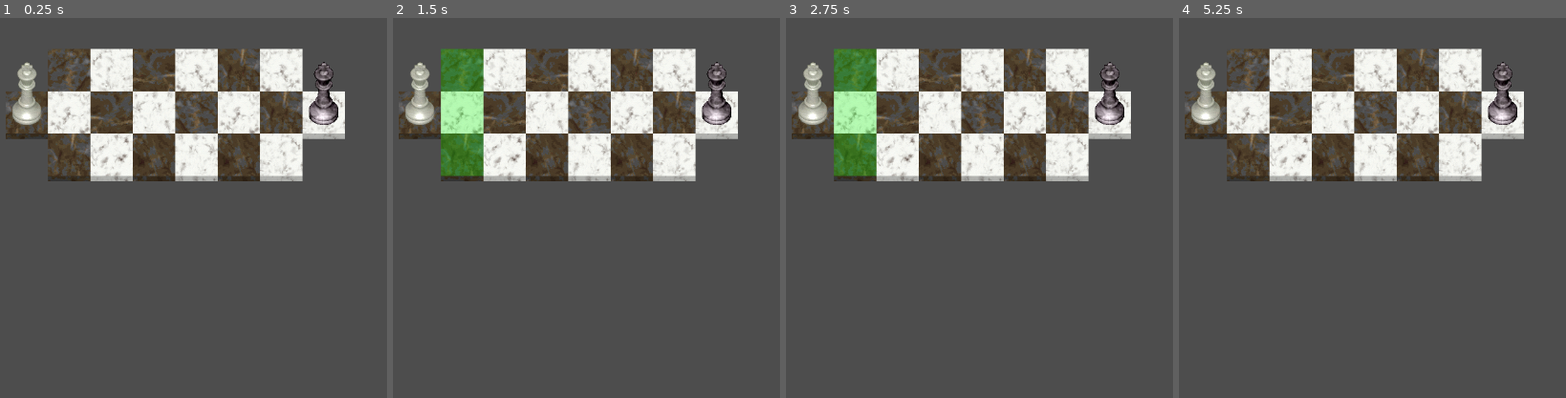
Above: before the commit, frames 1-4 (left to right).
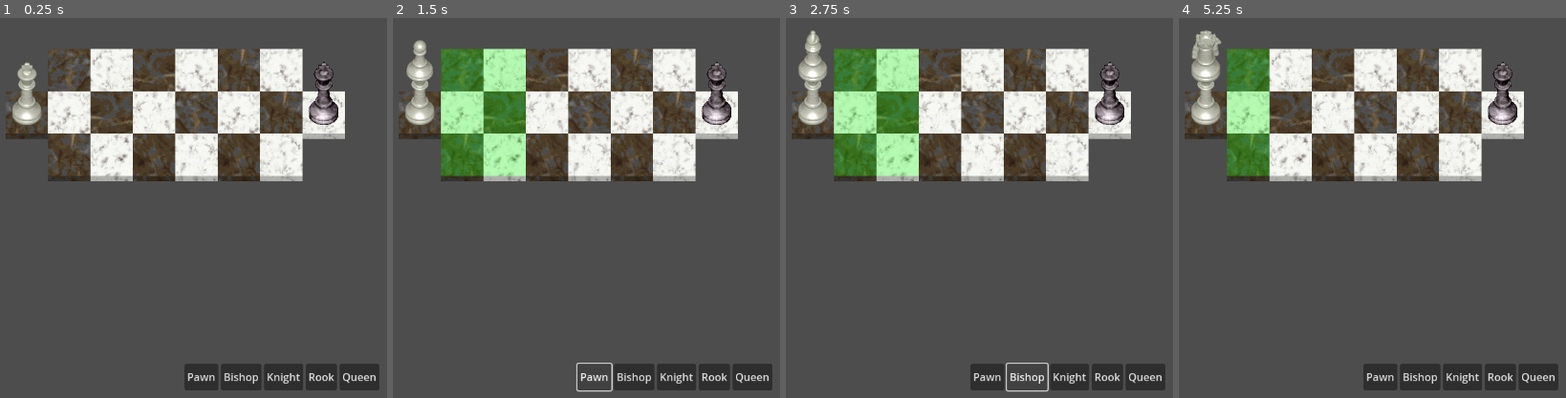
Above: after the commit, the same moments.

Repository: tspr0tege/Tactical-Chess
Game: Godot game, scene res://main.tscn
Same seed, same stepped clock (60 frames per second), same inputs: the game is played once before the commit and once after it.
Inputs (mouse positions are in pixels of both pictures, inside the frame that each line leads up to):
- Up to frame 1 (0.25 s): no input
- Up to frame 2 (1.5 s): click (420, 113) at 0.52 s; click (594, 379) at 1.25 s, where only the run after the commit has a clickable "Pawn"
- Up to frame 3 (2.75 s): click (1025, 379) at 2 s, where only the run after the commit has a clickable "Bishop"
- Up to frame 4 (5.25 s): click (1461, 379) at 2.75 s, where only the run after the commit has a clickable "Knight"; click (1500, 379) at 3.5 s, where only the run after the commit has a clickable "Rook"; click (1538, 379) at 4.25 s, where only the run after the commit has a clickable "Queen"; click (1206, 113) at 5.02 s

The runs differ from the first frame. In frame 1, 3.1% of the frame differs, in the area x 47-99%, y 90-98%; in frame 2, 6.8%; in frame 3, 6.8%; in frame 4, 7.6%, in the area x 3-99%, y 3-98%.

Commit message:
Added ability to buy pieces
-switch to instantiate pieces with different sprites, depending on type
-grid tiles check for piece creation
-piece creation cancels if another piece is clicked
-no pieces will be created if squares are not available
-only working on white; pieces all have "King" movement

Diff:
--- a/main.tscn
+++ b/main.tscn
@@ -9,3 +9,38 @@
 [node name="GameBoard" type="Node2D" parent="GameSpace"]
 position = Vector2(163, 112)
 script = ExtResource("1_4go1m")
+
+[node name="CanvasLayer" type="CanvasLayer" parent="GameSpace"]
+
+[node name="HBoxContainer" type="HBoxContainer" parent="GameSpace/CanvasLayer"]
+offset_left = 116.0
+offset_top = 556.0
+offset_right = 981.0
+offset_bottom = 596.0
+alignment = 1
+
+[node name="PawnButton" type="Button" parent="GameSpace/CanvasLayer/HBoxContainer"]
+layout_mode = 2
+text = "Pawn"
+
+[node name="BishopButton" type="Button" parent="GameSpace/CanvasLayer/HBoxContainer"]
+layout_mode = 2
+text = "Bishop"
+
+[node name="KnightButton" type="Button" parent="GameSpace/CanvasLayer/HBoxContainer"]
+layout_mode = 2
+text = "Knight"
+
+[node name="RookButton" type="Button" parent="GameSpace/CanvasLayer/HBoxContainer"]
+layout_mode = 2
+text = "Rook"
+
+[node name="QueenButton" type="Button" parent="GameSpace/CanvasLayer/HBoxContainer"]
+layout_mode = 2
+text = "Queen"
+
+[connection signal="button_up" from="GameSpace/CanvasLayer/HBoxContainer/PawnButton" to="GameSpace/GameBoard" method="_on_buy_piece_button_up" binds= ["Pawn"]]
+[connection signal="button_up" from="GameSpace/CanvasLayer/HBoxContainer/BishopButton" to="GameSpace/GameBoard" method="_on_buy_piece_button_up" binds= ["Bishop"]]
+[connection signal="button_up" from="GameSpace/CanvasLayer/HBoxContainer/KnightButton" to="GameSpace/GameBoard" method="_on_buy_piece_button_up" binds= ["Knight"]]
+[connection signal="button_up" from="GameSpace/CanvasLayer/HBoxContainer/RookButton" to="GameSpace/GameBoard" method="_on_buy_piece_button_up" binds= ["Rook"]]
+[connection signal="button_up" from="GameSpace/CanvasLayer/HBoxContainer/QueenButton" to="GameSpace/GameBoard" method="_on_buy_piece_button_up" binds= ["Queen"]]
--- a/scripts/ChessPiece.gd
+++ b/scripts/ChessPiece.gd
@@ -16,7 +16,28 @@
 	else:
 		spriteSet = blackPieces.instantiate()
 	self.add_child(spriteSet)
-	spriteSet.frame = 8
+
+	match type:
+		"King":
+			print("creating King")
+			spriteSet.frame = 8
+		"Queen":
+			print("creating Queen")
+			spriteSet.frame = 10
+		"Rook":
+			print("creating Rook")
+			spriteSet.frame = 11
+		"Knight":
+			print("creating Knight")
+			spriteSet.frame = 4 if clr == "White" else 7
+		"Bishop":
+			print("creating Bishop")
+			spriteSet.frame = 0 if clr == "White" else 3
+		"Pawn":
+			print("creating Pawn")
+			spriteSet.frame = 12
+		var wild_card:
+			print(wild_card)
 
 
 func _on_chesspiece_clicked():
@@ -25,6 +46,11 @@
 	var GAME_BOARD = find_parent("GameBoard")
 
 	GAME_BOARD.resetMoveTiles()
+
+	if GAME_BOARD.creatingPiece:
+		GAME_BOARD.MOVING_PIECE.queue_free()
+		GAME_BOARD.MOVING_PIECE = null
+		GAME_BOARD.creatingPiece = false
 
 	if GAME_BOARD.MOVING_PIECE != self:
 		GAME_BOARD.MOVING_PIECE = self
--- a/scripts/GameBoard.gd
+++ b/scripts/GameBoard.gd
@@ -5,6 +5,7 @@
 
 var boardTiles = []
 var MOVING_PIECE
+var creatingPiece = false
 
 func _ready():
 	for x in range(8):
@@ -47,3 +48,32 @@
 
 func isACorner(x, y):
 	return (x == 0 or x == 7) and (y == 0 or y == 2)
+
+
+func _on_buy_piece_button_up(piece_name):
+	var emptyTileFound = false
+
+	for tile in boardTiles[1]:
+		if not is_instance_valid(tile.tenant):
+			tile.get_node("TextureButton").visible = true
+			emptyTileFound = true
+	for tile in boardTiles[2]:
+		if not is_instance_valid(tile.tenant):
+			tile.get_node("TextureButton").visible = true
+			emptyTileFound = true
+
+	if emptyTileFound:
+		print("Buying " + piece_name)
+		# CREATE PIECE
+		var newChessPiece = ChessPiece.instantiate()
+		#var color = "White"
+		newChessPiece.createPiece("White", piece_name)
+		add_child(newChessPiece)
+		creatingPiece = true
+		MOVING_PIECE = newChessPiece
+	else:
+		print("No tiles available for move")
+
+	#newChessPiece.position = newBoardTile.position
+	#newChessPiece.coords = Vector2(x, y)
+	#newBoardTile.tenant = newChessPiece
--- a/scripts/board_tile.gd
+++ b/scripts/board_tile.gd
@@ -8,10 +8,12 @@
 	var PIECE = GAME_BOARD.MOVING_PIECE
 
 	print("Moving " + PIECE.color +" "+ PIECE.type_of_piece + " to " + str(coords))
-	GAME_BOARD.boardTiles[PIECE.coords.x][PIECE.coords.y].tenant = null
+	if not GAME_BOARD.creatingPiece:
+		GAME_BOARD.boardTiles[PIECE.coords.x][PIECE.coords.y].tenant = null
 	PIECE.coords = coords
 	tenant = PIECE
 	PIECE.moveTo(self.position)
 
 	GAME_BOARD.resetMoveTiles()
 	GAME_BOARD.MOVING_PIECE = null
+	GAME_BOARD.creatingPiece = false
